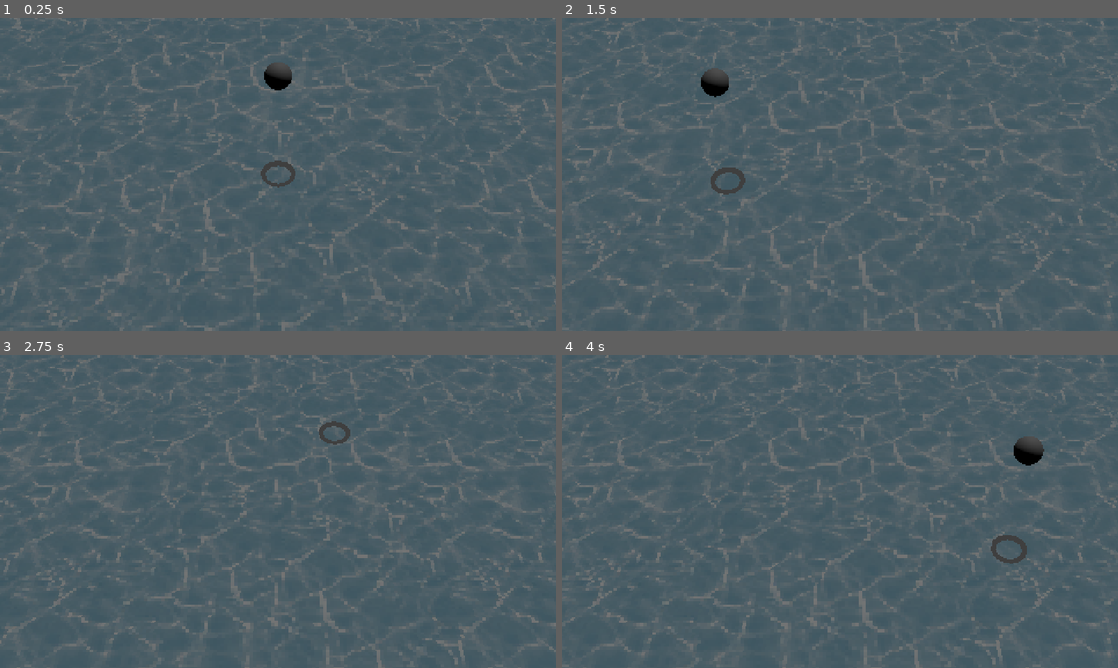
Above: before the commit, frames 1-4 (two rows, left to right).
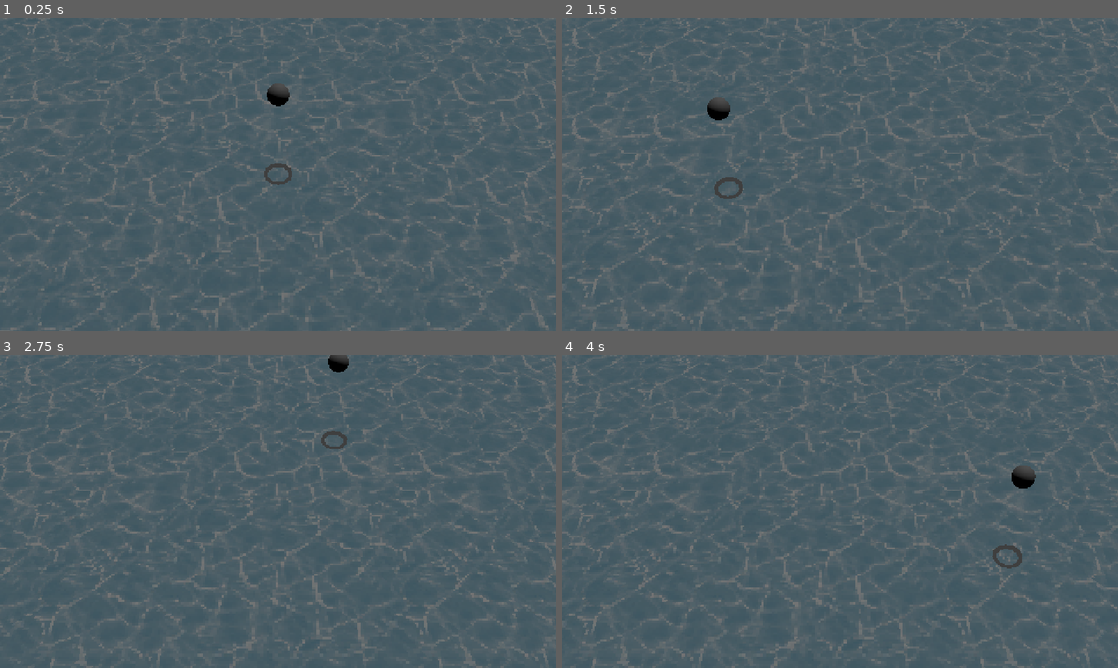
Above: after the commit, the same moments.

Repository: nulture/micro_jam_017_islands
Game: Godot game, scene res://scenes/world.tscn
The game is run twice, just before and just after one commit, with the same random seed, the same clock (stepped at 60 frames per second) and the same inputs.
Inputs (mouse positions are in pixels of both pictures, inside the frame that each line leads up to):
- Up to frame 1 (0.25 s): no input
- Up to frame 2 (1.5 s): tap Enter (ui_accept) at 0.5, 0.6, 0.77, 1.07, 1.25 s; move the mouse to (962, 158) at 0.52 s; hold Right (ui_right) 0.53-1.28 s; move the mouse to (728, 190) at 1.27 s; hold Down (ui_down) from 1.28 s (still down); tap S (camera_down) at 1.35 s
- Up to frame 3 (2.75 s): tap Enter (ui_accept) at 1.52, 1.55, 1.82, 2, 2.3 s; move the mouse to (333, 442) at 2.02 s; release Down (ui_down) at 2.03 s; hold Right (ui_right) from 2.03 s (still down); tap A (camera_left) at 2.1 s
- Up to frame 4 (4 s): tap Enter (ui_accept) at 2.75, 3.02, 3.05, 3.32, 3.5, 3.77, 3.8 s; move the mouse to (812, 574) at 2.77 s; release Right (ui_right) at 2.78 s; hold Up (ui_up) 2.78-3.53 s; tap D (camera_right) at 2.85 s; move the mouse to (1006, 558) at 3.52 s; hold Left (ui_left) from 3.53 s (still down); tap Shift (camera_sprint) at 3.6 s

The runs differ from the first frame. In frame 1, 11% of the frame differs, in the area x 0-100%, y 0-100%; in frame 2, 11%; in frame 3, 11%; in frame 4, 11%.

Commit message:
Lotsa stuff

Diff:
--- a/assets/materials/world_terrain.tres
+++ b/assets/materials/world_terrain.tres
@@ -10,7 +10,7 @@
 render_priority = 0
 shader = ExtResource("1_enfaq")
 shader_parameter/height_light_min = 0.0
-shader_parameter/height_light = 25.0
+shader_parameter/height_light = 50.0
 shader_parameter/height_emission = 1.0
 shader_parameter/height = SubResource("ImageTexture_dv5pg")
 shader_parameter/paint = SubResource("ImageTexture_5xka3")
--- a/project.godot
+++ b/project.godot
@@ -10,7 +10,7 @@
 
 [application]
 
-config/name="Let There Be Light"
+config/name="Let There Be Little"
 run/main_scene="res://scenes/world.tscn"
 config/features=PackedStringArray("4.2", "GL Compatibility")
 config/icon="res://icon.svg"
--- a/scenes/creatures/creature_base.tscn
+++ b/scenes/creatures/creature_base.tscn
@@ -2,39 +2,55 @@
 
 [ext_resource type="Texture2D" uid="uid://bbeo1i1eyh88y" path="res://assets/sprites/circle.png" id="1_4ocuc"]
 [ext_resource type="Script" path="res://scripts/entities/creature.gd" id="1_n3re6"]
-
-[sub_resource type="SphereShape3D" id="SphereShape3D_h2xs8"]
+[ext_resource type="Script" path="res://addons/scrungly_tools/scripts/move_with_cast_3d.gd" id="2_nffcj"]
 
 [sub_resource type="SphereShape3D" id="SphereShape3D_jt646"]
-radius = 0.66
+radius = 2.0
 
-[node name="creature" type="CharacterBody3D" node_paths=PackedStringArray("touch_timer", "birth_timer")]
-collision_layer = 4
-collision_mask = 5
-floor_stop_on_slope = false
-floor_max_angle = 0.959931
+[node name="creature" type="Node3D" node_paths=PackedStringArray("terrain_cast", "wander_cast", "wander_idle_timer", "wander_timer", "touch_timer", "birth_timer")]
 script = ExtResource("1_n3re6")
+terrain_cast = NodePath("terrain_cast")
+wander_cast = NodePath("terrain_cast/touch_area/wander_cast")
+wander_idle_timer = NodePath("terrain_cast/touch_area/wander_cast/wander_idle_timer")
+wander_timer = NodePath("terrain_cast/touch_area/wander_cast/wander_timer")
 touch_timer = NodePath("touch_cooldown")
 birth_timer = NodePath("birth_cooldown")
-jump_vertical_strength = 10.0
+jump_lateral_strength = 1.5
+jump_vertical_strength = 15.0
+hangry_threshold = 8.0
 
-[node name="shape" type="CollisionShape3D" parent="."]
-shape = SubResource("SphereShape3D_h2xs8")
+[node name="terrain_cast" type="RayCast3D" parent="."]
+transform = Transform3D(1, 0, 0, 0, 1, 0, 0, 0, 1, 0, 100, 0)
+target_position = Vector3(0, -120, 0)
 
-[node name="touch_area" type="Area3D" parent="."]
-collision_layer = 0
+[node name="touch_area" type="Area3D" parent="terrain_cast"]
+transform = Transform3D(1, 0, 0, 0, 1, 0, 0, 0, 1, 0, -120, 0)
+collision_layer = 4
 collision_mask = 4
-monitorable = false
+script = ExtResource("2_nffcj")
 
-[node name="collision_shape_3d" type="CollisionShape3D" parent="touch_area"]
+[node name="collision_shape_3d" type="CollisionShape3D" parent="terrain_cast/touch_area"]
+transform = Transform3D(1, 0, 0, 0, 1, 0, 0, 0, 1, 0, 2, 0)
 shape = SubResource("SphereShape3D_jt646")
 
-[node name="sprite" type="Sprite3D" parent="."]
-pixel_size = 0.0625
+[node name="sprite" type="Sprite3D" parent="terrain_cast/touch_area/collision_shape_3d"]
+pixel_size = 0.25
 billboard = 1
 double_sided = false
 texture_filter = 0
 texture = ExtResource("1_4ocuc")
+
+[node name="wander_cast" type="Node3D" parent="terrain_cast/touch_area"]
+transform = Transform3D(1, 0, 0, 0, 1, 0, 0, 0, 1, 0, -2, -5)
+
+[node name="wander_idle_timer" type="Timer" parent="terrain_cast/touch_area/wander_cast"]
+process_callback = 0
+one_shot = true
+autostart = true
+
+[node name="wander_timer" type="Timer" parent="terrain_cast/touch_area/wander_cast"]
+process_callback = 0
+one_shot = true
 
 [node name="touch_cooldown" type="Timer" parent="."]
 process_callback = 0
@@ -47,6 +63,8 @@
 wait_time = 15.0
 one_shot = true
 
-[connection signal="body_entered" from="touch_area" to="." method="on_touch_area_body_entered"]
+[connection signal="area_entered" from="terrain_cast/touch_area" to="." method="on_touch_area_area_entered"]
+[connection signal="timeout" from="terrain_cast/touch_area/wander_cast/wander_idle_timer" to="." method="on_wander_idle_timer_timeout"]
+[connection signal="timeout" from="terrain_cast/touch_area/wander_cast/wander_timer" to="." method="on_wander_timer_timeout"]
 [connection signal="timeout" from="touch_cooldown" to="." method="on_touch_cooldown_timeout"]
 [connection signal="timeout" from="birth_cooldown" to="." method="on_birth_cooldown_timeout"]
--- a/scenes/player_camera.tscn
+++ b/scenes/player_camera.tscn
@@ -13,10 +13,13 @@
 edges_speed = 50.0
 edges_thickness = 5.0
 
-[node name="camera_3d" type="Camera3D" parent="."]
-transform = Transform3D(1, 0, 0, 0, 0.707107, 0.707107, 0, -0.707107, 0.707107, 0, 100, 100)
+[node name="node_3d" type="Node3D" parent="."]
+transform = Transform3D(1, 0, 0, 0, 0.707107, 0.707107, 0, -0.707107, 0.707107, 0, 0, 0)
+
+[node name="camera_3d" type="Camera3D" parent="node_3d"]
+transform = Transform3D(1, 0, 0, 0, 1, 0, 0, 0, 1, 0, 0, 171)
 environment = SubResource("Environment_j8r2m")
 fov = 20.0
 
 [node name="cursor_root" parent="." node_paths=PackedStringArray("camera") instance=ExtResource("2_pmace")]
-camera = NodePath("../camera_3d")
+camera = NodePath("../node_3d/camera_3d")
--- a/scenes/player_tools/glob_sand.tscn
+++ b/scenes/player_tools/glob_sand.tscn
@@ -4,3 +4,5 @@
 
 [node name="glob_sand" instance=ExtResource("1_xn1gq")]
 paint_type = 1
+radius = 10.0
+hmap_falloff = 0.0
--- a/scenes/player_tools/glob_soil.tscn
+++ b/scenes/player_tools/glob_soil.tscn
@@ -4,4 +4,6 @@
 
 [node name="glob_soil" instance=ExtResource("1_5rdpc")]
 paint_type = 2
+height = 1.0
+radius = 7.0
 pmap_falloff = 0.8
--- a/scenes/player_tools/glob_stone.tscn
+++ b/scenes/player_tools/glob_stone.tscn
@@ -4,4 +4,7 @@
 
 [node name="glob_stone" instance=ExtResource("1_t5884")]
 paint_type = 3
+height = 8.0
+radius = 9.0
+hmap_falloff = 0.0
 pmap_falloff = 0.9
--- a/scenes/player_tools/item_light.tscn
+++ b/scenes/player_tools/item_light.tscn
@@ -8,4 +8,4 @@
 transform = Transform3D(1, 0, 0, 0, 1, 0, 0, 0, 1, 0, 5, 0)
 light_color = Color(1, 1, 0.666667, 1)
 light_energy = 2.0
-omni_range = 10.0
+omni_range = 30.0
--- a/scenes/player_tools/tool_sand.tscn
+++ b/scenes/player_tools/tool_sand.tscn
@@ -6,4 +6,5 @@
 
 [node name="tool_sand" instance=ExtResource("1_aayfk")]
 script = ExtResource("2_2208x")
+spawn_rate = 0.02
 item_prefab = ExtResource("3_imx0e")
--- a/scenes/player_tools/tool_soil.tscn
+++ b/scenes/player_tools/tool_soil.tscn
@@ -6,4 +6,5 @@
 
 [node name="tool_soil" instance=ExtResource("1_ihyrg")]
 script = ExtResource("2_l5v0t")
+spawn_rate = 0.125
 item_prefab = ExtResource("3_jbfmn")
--- a/scenes/player_tools/tool_stone.tscn
+++ b/scenes/player_tools/tool_stone.tscn
@@ -6,4 +6,5 @@
 
 [node name="tool_stone" instance=ExtResource("1_abm2p")]
 script = ExtResource("2_acb6f")
+spawn_rate = 0.4
 item_prefab = ExtResource("3_bsw5h")
--- a/scenes/world.tscn
+++ b/scenes/world.tscn
@@ -45,7 +45,7 @@
 transform = Transform3D(1, 0, 0, 0, 1, 0, 0, 0, 1, 128, 0, 128)
 script = ExtResource("7_uh1ch")
 water_node = NodePath("water_body")
-water_padding = 2.0
+water_padding = 0.5
 shape = NodePath("terrain_body/shape")
 mesh = NodePath("terrain_body/mesh")
 
--- a/scripts/creature_spawner.gd
+++ b/scripts/creature_spawner.gd
@@ -46,4 +46,4 @@
 	get_tree().root.add_child(node)
 	node.spawn(global_position, shape_cast.get_collision_point(0) - global_position)
 
-	print("Spawned new creature at: ", node.global_position)
+	#print("Spawned new creature at: ", node.global_position)
--- a/scripts/entities/creature.gd
+++ b/scripts/entities/creature.gd
@@ -1,62 +1,90 @@
-class_name Creature extends CharacterBody3D
+class_name Creature extends Node3D
 
 signal touch_other(other: Creature)
 
+enum BEHAVIOR_STATE { WANDER }
+
+@export var terrain_cast : RayCast3D
+
+@export var wander_cast : Node3D
+@export var wander_idle_timer : Timer
+@export var wander_timer : Timer
 @export var touch_timer : Timer
 @export var birth_timer : Timer
 
 @export_category("Physics")
-@export var friction : float = 5.0
+@export var walk_friction : float = 5.0
+@export var walk_speed : float = 1.0
 @export var jump_lateral_strength : float = 1.0
 @export var jump_vertical_strength : float = 1.0
 
 @export_category("Life")
 @export var species : StringName
-@export var hunger_max : float = 10.0
+@export var hunger_start : float = 10.0
 @export var hunger_rate : float = 0.1
 @export var hangry_threshold : float = 5.0
+
+@export_category("Behavior")
+@export var wander_idle_interval_min : float = 1.0
+@export var wander_idle_interval_max : float = 3.0
+@export var wander_length_interval_min : float = 1.0
+@export var wander_length_interval_max : float = 3.0
 
 var self_scene : PackedScene
 var random = RandomNumberGenerator.new()
 
 var gravity : float = ProjectSettings.get_setting("physics/3d/default_gravity")
+var velocity : Vector3
 
 var hunger : float = 1.0
 
 var is_adult = true
 var is_ready = false
 
+var _is_moving : bool = false
+var is_moving : bool :
+	get : return _is_moving
+	set (value) :
+		if _is_moving == value : return
+		_is_moving = value
+
+var is_wander_ready : bool
+
 var is_touch_ready : bool :
-	#get : return touch_timer.is_stopped() && birth_timer.is_stopped()
 	get : return is_adult && is_ready
 
 var is_hangry : bool :
 	get : return hunger < hangry_threshold
 
+var wander_prospect_position : Vector3 :
+	get : return wander_cast.global_position
+
 func _ready() -> void:
 	self_scene = PackedScene.new()
 	self_scene.pack(self)
 
-	hunger = hunger_max
+	hunger = hunger_start
 
-func _input(event: InputEvent) -> void:
-	if Input.is_action_just_pressed("ui_accept") :
-		print("spawn")
-		spawn(global_position, global_basis.x)
+func _process(delta: float) -> void:
+	# Behavior
 
-func _physics_process(delta: float) -> void:
-	if is_on_floor() :
-		velocity.x -= velocity.x * friction * delta
-		velocity.z -= velocity.z * friction * delta
-	else :
-		velocity.y -= gravity * delta
+	# Drowning
+	if is_touch_ready :
+		if terrain_cast.get_collision_point().y <= Terrain.inst.water_level :
+			#print("I've drownded")
+			kill()
 
-	move_and_slide()
+	# Movement
+	if is_moving :
+		if is_touch_ready && Terrain.inst.check_is_overwater(wander_cast) :
+			#print("too deep!")
+			wander_stop()
+		else :
+			velocity -= global_basis.z * walk_speed * terrain_cast.get_collision_normal().dot(Vector3.UP)
 
-	# Fell out of world
-	if global_position.y < -10.0 :
-		#print("I fell down")
-		kill()
+	# Physics
+	velocity.x -= velocity.x * walk_friction * delta
+	velocity.z -= velocity.z * walk_friction * delta
 
 	# Hunger
 	hunger -= hunger_rate * delta
@@ -64,37 +92,34 @@
 		#print("I've starved")
 		kill()
 
-	# Prevent death on spawn or if not ready to touch
-	if !is_touch_ready : return
-
-	# Drowning
-	if Terrain.inst.check_is_overwater(self) :
-		#print("I've drownded")
-		kill()
+	global_position += velocity * delta
 
 func random_with_other(other: Creature) -> bool :
 	return random.randf_range(0.0, hunger + other.hunger) > hunger
 
 func fight(other: Creature) -> void :
-	print("fight")
+	#print("fight")
 	if random_with_other(other) :
+		hunger += other.hunger
 		other.kill()
 	else :
+		other.hunger += hunger
 		kill()
 
 func mate(other: Creature) -> void :
-	print("mate")
+	#print("mate")
 	if random_with_other(other) :
 		baby()
 	else :
 		other.baby()
 
 func spawn(from: Vector3, to: Vector3) -> void :
-	global_position = from + Vector3.UP
-	velocity = to * jump_lateral_strength + Vector3.UP * jump_vertical_strength
+	wander_start()
+	look_at(to.normalized() * (Vector3.ONE - Vector3.UP))
+	global_position = from
 
 func kill() -> void :
-	print("kill")
+	#print("kill")
 	queue_free()
 
 func baby() -> void :
@@ -104,40 +129,23 @@
 	node.is_adult = false
 	node.birth_timer.start()
 
-#
-#const SPEED = 5.0
-#const JUMP_VELOCITY = 4.5
-#
-## Get the gravity from the project settings to be synced with RigidBody nodes.
-#var gravity: float = ProjectSettings.get_setting("physics/3d/default_gravity")
-#
-#
-#func _physics_process(delta: float) -> void:
-	## Add the gravity.
-	#if not is_on_floor():
-		#velocity.y -= gravity * delta
-#
-	## Handle jump.
-	#if Input.is_action_just_pressed("ui_accept") and is_on_floor():
-		#velocity.y = JUMP_VELOCITY
-#
-	## Get the input direction and handle the movement/deceleration.
-	## As good practice, you should replace UI actions with custom gameplay actions.
-	#var input_dir := Input.get_vector("ui_left", "ui_right", "ui_up", "ui_down")
-	#var direction := (transform.basis * Vector3(input_dir.x, 0, input_dir.y)).normalized()
-	#if direction:
-		#velocity.x = direction.x * SPEED
-		#velocity.z = direction.z * SPEED
-	#else:
-		#velocity.x = move_toward(velocity.x, 0, SPEED)
-		#velocity.z = move_toward(velocity.z, 0, SPEED)
-#
-	#move_and_slide()
+func wander_start() -> void :
+	wander_timer.wait_time = random.randf_range(wander_length_interval_min, wander_length_interval_max)
+	wander_timer.start()
+	global_rotation_degrees.y = randf_range(0, 360)
+	is_wander_ready = false
+	is_moving = true
 
-func on_touch_area_body_entered(body: Node3D) -> void:
-	if hash(self) <= hash(body) : return
-	if !body is Creature : return
-	on_touch_other(body as Creature)
+func wander_stop() -> void :
+	wander_idle_timer.wait_time = random.randf_range(wander_idle_interval_min, wander_idle_interval_max)
+	wander_idle_timer.start()
+	is_moving = false
+
+func on_touch_area_area_entered(area: Area3D) -> void:
+	var other = area.get_parent().get_parent()
+	if hash(self) <= hash(other) : return
+	if !other is Creature : return
+	on_touch_other(other as Creature)
 
 func on_touch_other(other: Creature) -> void:
 	if !(is_touch_ready && other.is_touch_ready) : return
@@ -147,20 +155,20 @@
 
 	if species == other.species :
 		if is_hangry && other.is_hangry :
-			#print("We are the same species. We will kill each other for food!!")
+			print("We are the same species. We will kill each other for food!!")
 			fight(other)
 		elif is_hangry || other.is_hangry :
-			#print("We are the same species. One of us is hangry but we won't fight.")
+			print("We are the same species. One of us is hangry but we won't fight.")
 			pass
 		else :
-			#print("We are the same species. We are both sated and we will have babies.")
+			print("We are the same species. We are both sated and we will have babies.")
 			mate(other)
 	else :
 		if is_hangry || other.is_hangry :
-			#print("We are different species. Let's fight!")
+			print("We are different species. Let's fight!")
 			fight(other)
 		else :
-			#print("We are different species. But we're both full, so let's have babies.")
+			print("We are different species. But we're both full, so let's have babies.")
 			mate(other)
 
 func on_touch_cooldown_timeout() -> void:
@@ -168,3 +176,9 @@
 
 func on_birth_cooldown_timeout() -> void:
 	is_adult = true
+
+func on_wander_timer_timeout() -> void:
+	wander_stop()
+
+func on_wander_idle_timer_timeout() -> void:
+	wander_start()
--- a/scripts/player_camera.gd
+++ b/scripts/player_camera.gd
@@ -40,6 +40,9 @@
 	position += edges_vector * edges_speed * _sprint_multiplier * delta
 	position += stick_vector * stick_speed * _sprint_multiplier * delta
 
+	global_position.x = clamp(global_position.x, 0, Terrain.inst.hmap_size)
+	global_position.z = clamp(global_position.z, 0, Terrain.inst.hmap_size)
+
 func _input(event: InputEvent) -> void:
 	if event is InputEventMouseMotion :
 		mouse_position = event.position
--- a/scripts/player_tools/player_tool_terrain.gd
+++ b/scripts/player_tools/player_tool_terrain.gd
@@ -1,9 +1,20 @@
 class_name PlayerToolTerrain extends PlayerToolHold
+
+@export var spawn_rate : float = 1.0
+
+var counter : float
 
 func _ready() -> void:
 	pass
 
 func process_hold(delta: float) -> void:
+	counter += delta
+	if counter >= spawn_rate :
+		for i in floor(counter / spawn_rate) :
+			spawn_glob()
+		counter = fmod(counter, spawn_rate)
+
+func spawn_glob() -> void :
 	var glob = item_prefab.instantiate()
 	get_tree().root.add_child(glob)
 	glob.global_position = PlayerCursor.inst.spawn_node.global_position
--- a/scripts/terrain.gd
+++ b/scripts/terrain.gd
@@ -19,7 +19,7 @@
 	get : return _water_level_internal
 	set (value) :
 		_water_level_internal = value
-		water_node.position.y = value + water_padding
+		water_node.global_position.y = value + water_padding
 		material.set_shader_parameter("height_light_min", water_level)
 
 var pmap_image : Image
